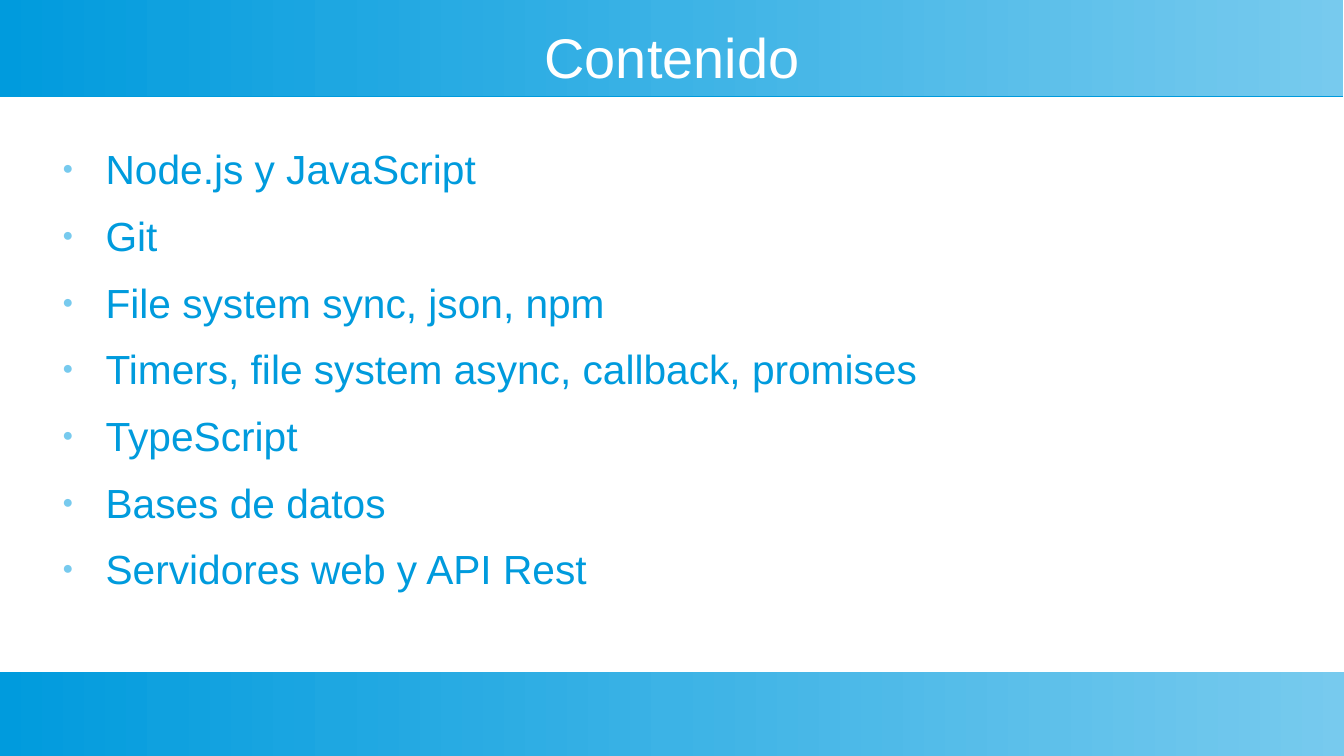
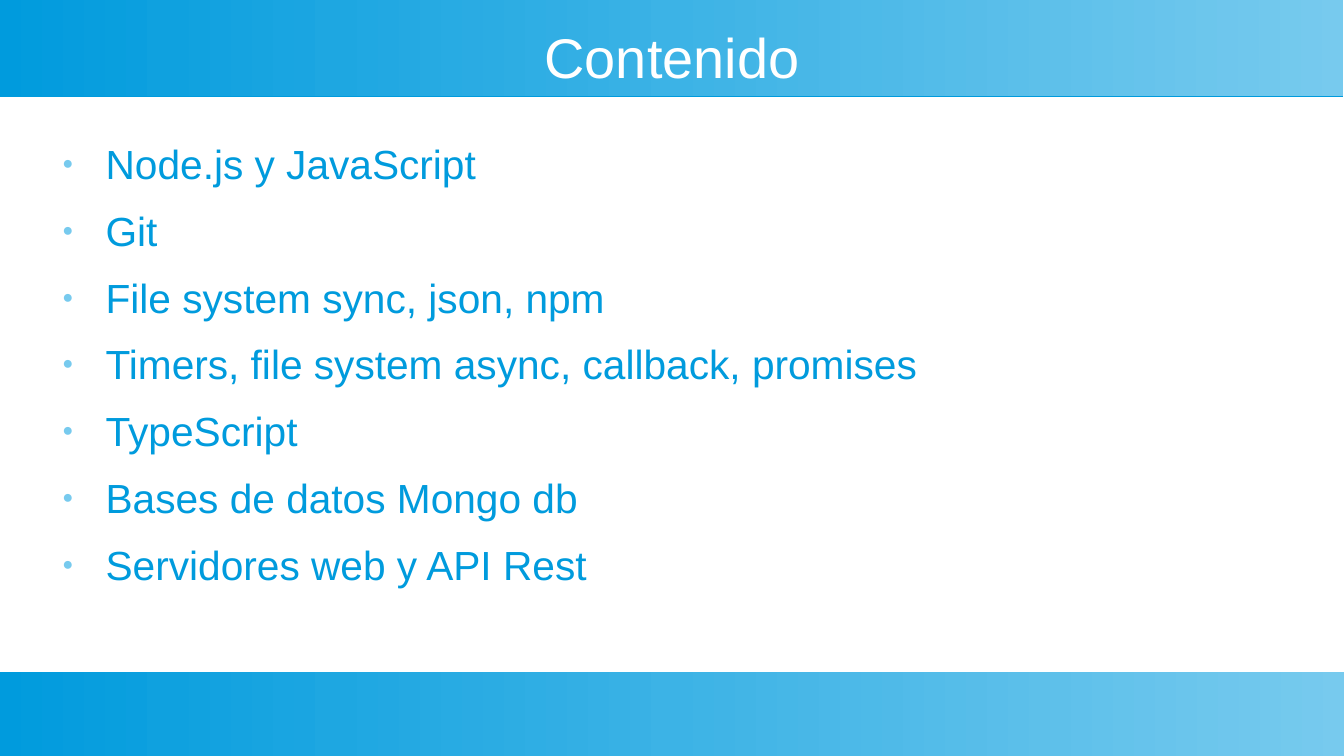
Before and after one commit to manueladriancaceres-ort/tp2-belgranoc, a slide deck: slide 5 of clase1/presentacion.odp. Drawn at 1344x756 pixels with LibreOffice and Linux fonts; fonts in the diff are those of the drawing. Boxes give left, top, right and bottom in pixels: in the first picture for what was removed or moved away, otherwise in the second. Text is boxed around its words. In the diff, an @@ line names an element or a change of style, - is before the commit and + after.

```diff
--- a/clase1/presentacion.odp
+++ b/clase1/presentacion.odp
@@ text at bbox=[106, 483, 577, 521]: text changed @@
-● Bases de datos
+● Bases de datos Mongo db
```
Also in this commit, not shown: 1 other slide changed, 31 other files.
